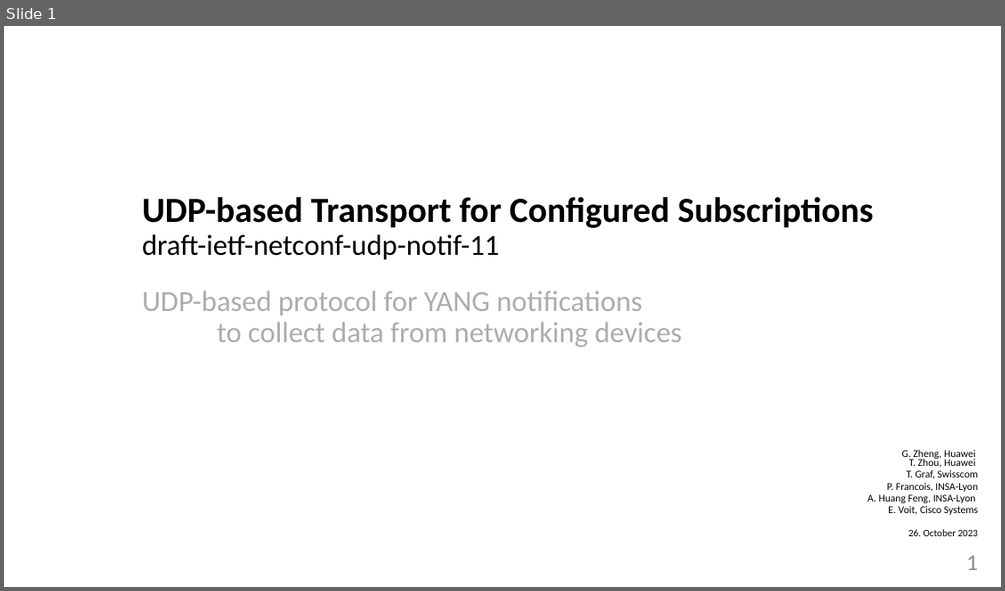
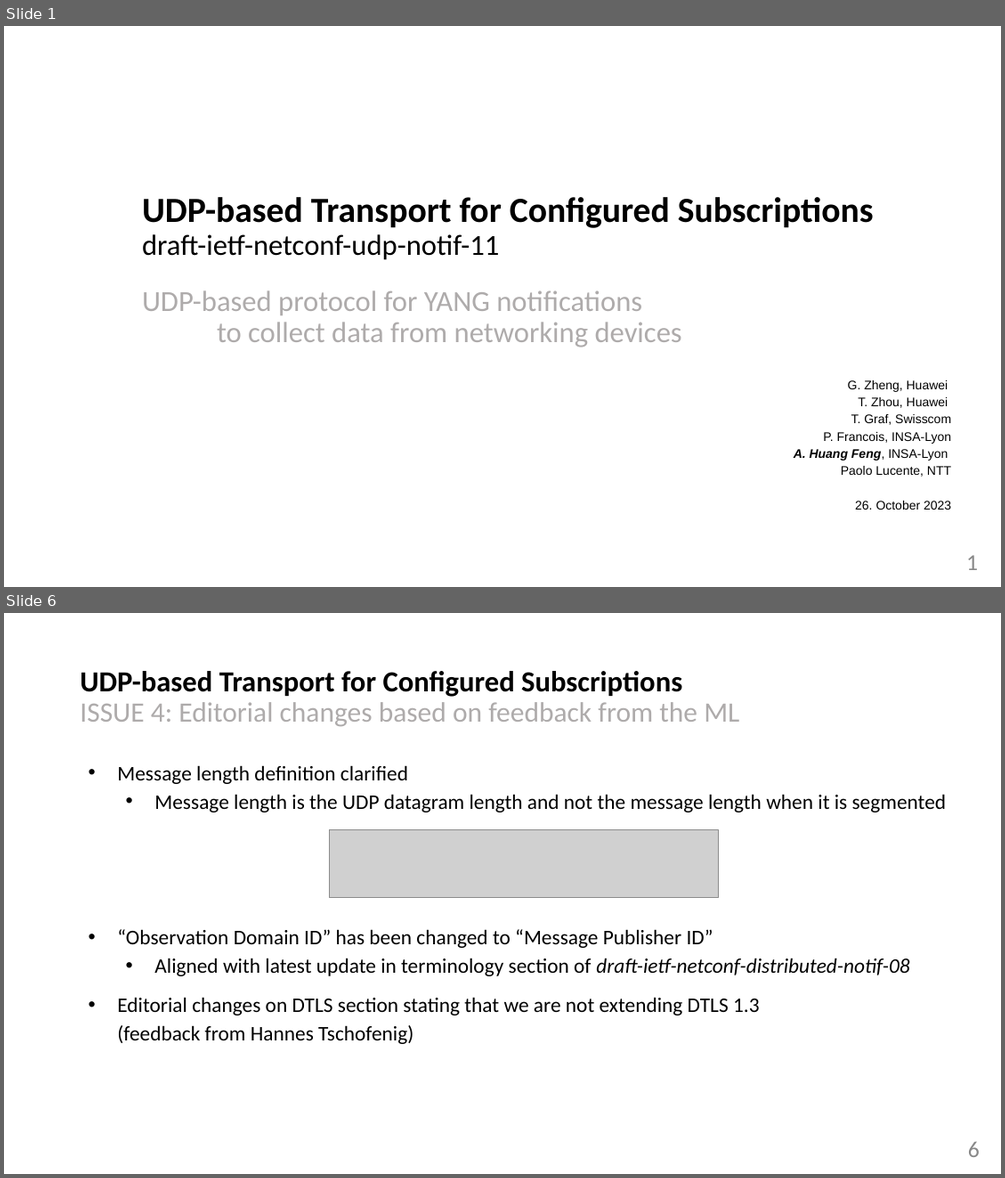
Before and after one commit to network-analytics/ietf-network-analytics-document-status, a slide deck: 118/NETCONF/draft-ietf-netconf-udp-notif-11.pptx. Shown one above the other, each under a label of ours: slide 1 before the commit, slides 1 and 6 after it; the slides between them are not shown. The pictures are 1005x591 and 1005x1178 pixels, drawn with LibreOffice and Linux fonts; fonts in the diff are those of the drawing; grey boxes stand for pictures. Boxes give left, top, right and bottom in pixels: in the first picture for what was removed or moved away, otherwise in the second. Text is boxed around its words. In the diff, an @@ line names an element or a change of style, - is before the commit and + after.

Commit message:
changed UDP-notif presentation adding feedback from the ML

```diff
--- a/118/NETCONF/draft-ietf-netconf-udp-notif-11.pptx
+++ b/118/NETCONF/draft-ietf-netconf-udp-notif-11.pptx
@@ slide 6 added at [4,613,1001,1174], background #FFFFFF @@
@@ title added at [80,671,739,726], 27 pt, text #AEABAB @@
+UDP-based Transport for Configured Subscriptions
+ISSUE 4: Editorial changes based on feedback from the ML
@@ text added at [117,765,947,1044], 20 pt, text #000000 @@
+• Message length definition clarified
+  • Message length is the UDP datagram length and not the message length when it is segmented
+• “Observation Domain ID” has been changed to “Message Publisher ID”
+  • Aligned with latest update in terminology section of draft-ietf-netconf-distributed-notif-08
+• Editorial changes on DTLS section stating that we are not extending DTLS 1.3
+(feedback from Hannes Tschofenig)
@@ picture added at [329,830,719,898] @@
@@ page number added at [968,1142,979,1157], 22 pt, text #888888 @@
+6
@@ slide 1 changed as well @@
@@ text "G. Zheng, Huawei T. Zhou, ...": place and size @@
-text "G. Zheng, Huawei T. Zhou, ..." at [867,450,979,536]
+text "G. Zheng, Huawei T. Zhou, ..." at [793,380,951,509]
@@ text at [793,380,951,509]: size 10 to 12 pt in "G. Zheng, Huawei T. Zhou, Huawei", "T. Graf, Swisscom", "P. Francois, INSA-Lyon", "A. Huang Feng, INSA-Lyon"; font Calibri to Arial in "G. Zheng, Huawei T. Zhou, Huawei", "T. Graf, Swisscom", "P. Francois, INSA-Lyon", "A. Huang Feng, INSA-Lyon" and 1 more places; bold on, italic on in "A. Huang Feng,"; size 9.5 to 12 pt in "26. October 2023"; line spacing 0.7 to 1.15; less space between paragraphs @@
@@ text at [841,466,951,476]: text changed; size 10 to 12 pt; font Calibri to Arial @@
-E. Voit, Cisco Systems
+Paolo Lucente, NTT
```
Also in this commit, not shown: 1 other slide changed, 4 other slides added, 1 slide removed, 1 other file.
